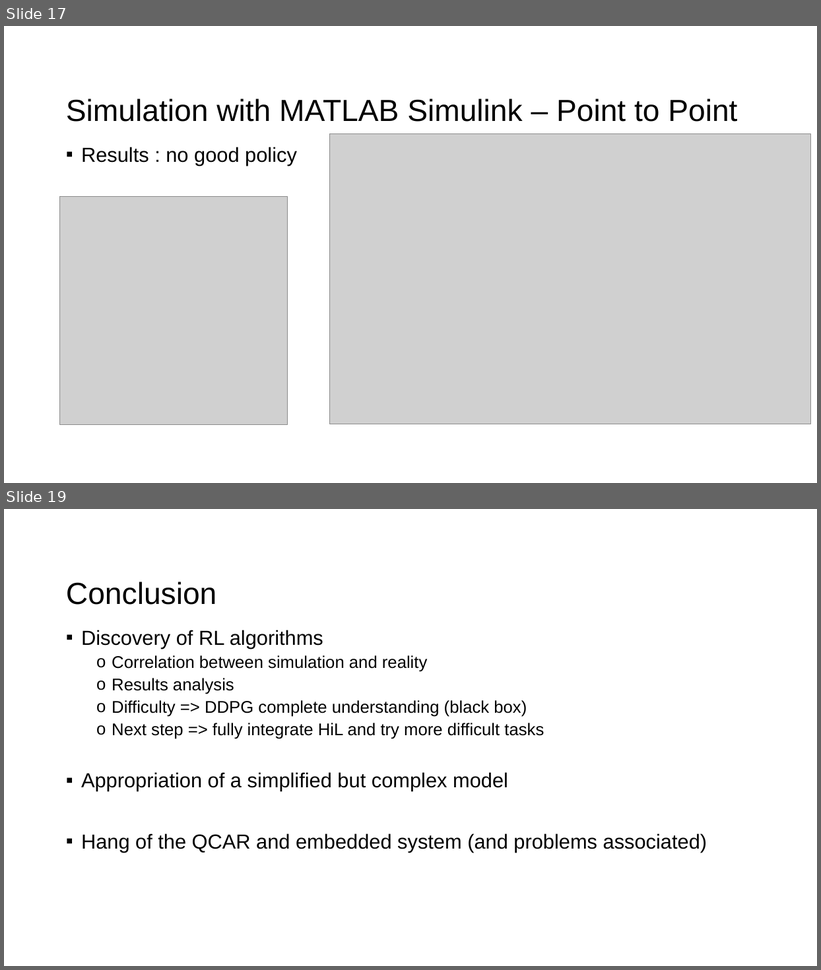
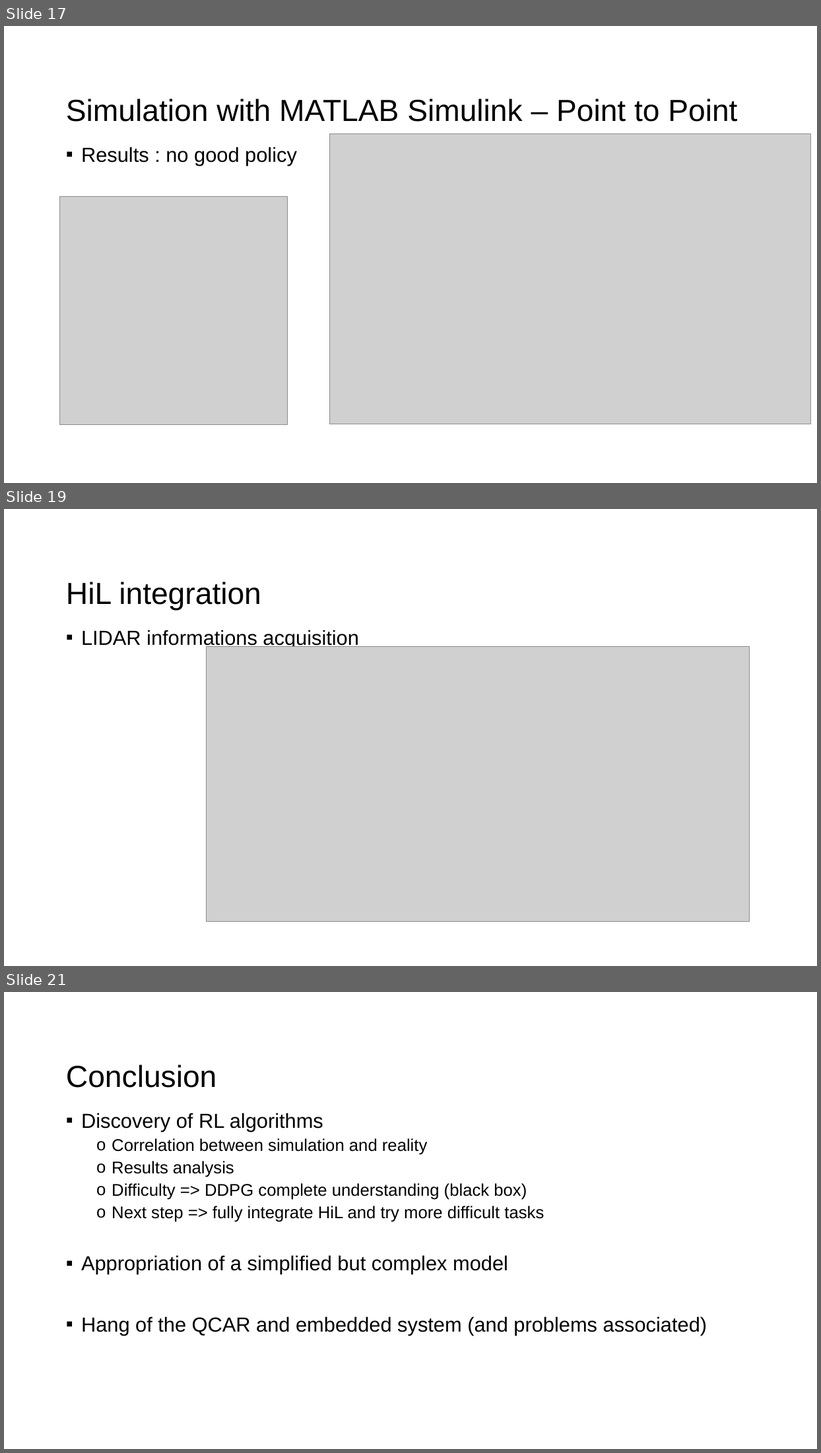
Before and after one commit to Guyak/ProjectAntonin_QCAR, a slide deck: Ressources_perso/Screens_soutenance/Support_Soutenance_GUYOT.pptx. Shown one above the other, each under a label of ours: slides 17 and 19 before the commit, slides 17, 19 and 21 after it; the slides between them are not shown. The pictures are 821x970 and 821x1453 pixels, drawn with LibreOffice and Linux fonts; fonts in the diff are those of the drawing; grey boxes stand for pictures; background and template pictures are left out. Boxes give left, top, right and bottom in pixels: in the first picture for what was removed or moved away, otherwise in the second. Text is boxed around its words. In the diff, an @@ line names an element or a change of style, - is before the commit and + after.

```diff
--- a/Ressources_perso/Screens_soutenance/Support_Soutenance_GUYOT.pptx
+++ b/Ressources_perso/Screens_soutenance/Support_Soutenance_GUYOT.pptx
@@ slide 19 added at (x1=4, y1=509, x2=817, y2=966), background #FFFFFF; not listed: 1 template element that a slide beside it also shows @@
@@ title added at (x1=66, y1=582, x2=261, y2=611), 36 pt, text #000000 @@
+HiL integration
@@ text added at (x1=81, y1=630, x2=359, y2=648), 24 pt, text #000000 @@
+▪ LIDAR informations acquisition
@@ picture added at (x1=207, y1=646, x2=749, y2=921) @@
@@ what was slide 19 is now slide 21 @@
```
Also in this commit, not shown: 1 slide changed, 1 other slide added, 4 other files.
